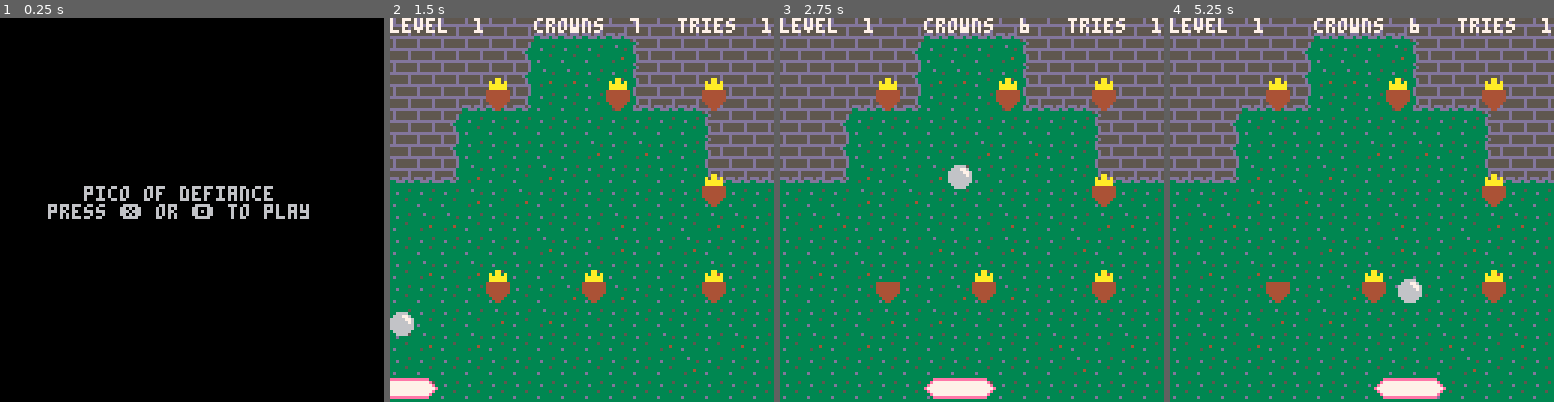
Above: before the commit, frames 1-4 (left to right).
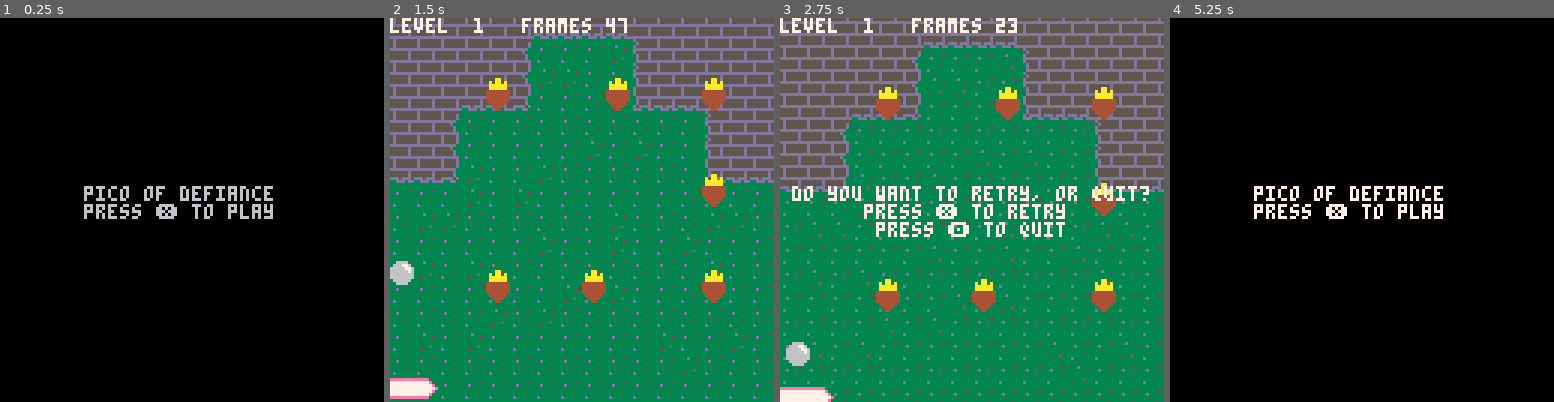
Above: after the commit, the same moments.

Repository: cinghycreations/defiance_of_pico
Game: PICO-8 cartridge defiance.p8
Two runs of this game, one before a commit and one after it. Both use one fixed random seed, a clock stepped at 60 frames per second and the inputs below.
Inputs:
- Up to frame 1 (0.25 s): no input
- Up to frame 2 (1.5 s): tap X (X key) at 0.33, 1.07 s; tap O (Z key) at 0.7 s
- Up to frame 3 (2.75 s): hold Right 1.6-2.1 s; tap O (Z key) at 1.7, 2.1, 2.5 s; tap X (X key) at 1.85 s; hold Right from 2.47 s (still down)
- Up to frame 4 (5.25 s): tap O (Z key) every 0.4 s from 2.9 to 4.9 s; tap X (X key) at 2.97, 4.08, 5.2 s; release Right at 3.03 s; hold Left 3.08-3.58 s; hold Right 4.02-4.68 s; hold Left from 5.08 s (still down)

The runs differ from the first frame. In frame 1, 1.0% of the frame differs, in the area x 12-81%, y 48-53%; in frame 2, 1.4%; in frame 3, 31%; in frame 4, 100%, in the area x 0-100%, y 0-100%.

Commit message:
Game is now based more on speed than in number of tries

Diff:
--- a/defiance.lua
+++ b/defiance.lua
@@ -16,7 +16,7 @@
 	splash = { 48, 0, 16, 16 },
 }
 
-function session_init(level, tries)
+function session_init(level, total_frames)
 	session = {}
 	session.level = level or 1
 	session.camera_offset = 0
@@ -28,7 +28,8 @@
 	session.ball_booster_impulse = -5
 	session.ball_gravity = 9.81
 	session.crowns_left = 0
-	session.tries = tries or 1
+	session.level_frames = 0
+	session.total_frames = total_frames or 0
 
 	if session.level <= 8 then
 		session.background = 1
@@ -65,7 +66,18 @@
 end
 
 function session_update()
+	if btnp(4) then
+		repeat_init()
+		_update60 = repeat_update
+		_draw = repeat_draw
+		return
+	end
+
 	local elapsed_time = 1 / 60
+
+	-- frames
+	session.level_frames = session.level_frames + 1
+	session.total_frames = session.total_frames + 1
 
 	-- platform
 	if btn(0) then session.platform_offset = session.platform_offset - session.platform_speed end
@@ -124,7 +136,7 @@
 end
 
 function create_caption(session)
-	return 'level ' .. format2(session.level) .. '    crowns ' .. format2(session.crowns_left) .. '   tries ' .. format2(session.tries)
+	return 'level ' .. format2(session.level) .. '   frames ' .. session.level_frames
 end
 
 function session_draw()
@@ -163,9 +175,13 @@
 end
 
 function success_update()
-	if btnp(4) or btnp(5) then
+	if btnp(4) then
+		session_init( session.level, session.total_frames )
+		_update60 = session_update
+		_draw = session_draw
+	elseif btnp(5) then
 		if session.level == LEVEL_TESTBED then
-			session_init( LEVEL_TESTBED, 99 )
+			session_init( LEVEL_TESTBED )
 			_update60 = session_update
 			_draw = session_draw
 		elseif session.level + 1 > LEVEL_COUNT then
@@ -173,7 +189,7 @@
 			_update60 = endgame_update
 			_draw = endgame_draw
 		else
-			session_init( session.level + 1 )
+			session_init( session.level + 1, session.total_frames )
 			_update60 = session_update
 			_draw = session_draw
 		end
@@ -181,10 +197,15 @@
 end
 
 function success_draw()
+	local level_time = session.level_frames * ( 1 / 60 )
+	local total_time = session.total_frames * ( 1 / 60 )
+
 	session_draw()
 	cursor( 0, 7 * 8 )
 	print( '    you collected all crowns!   ' )
-	print( '   press ❎ or 🅾️ to proceeed  ' )
+	print( '   your time is ' .. level_time )
+	print( '       press ❎ to retry      ' )
+	print( '       press 🅾️ to proceed     ' )
 end
 
 function fail_init()
@@ -192,7 +213,7 @@
 
 function fail_update()
 	if btnp(4) then
-		session_init( session.level, session.tries + 1 )
+		session_init( session.level, session.total_frames )
 		_update60 = session_update
 		_draw = session_draw
 	elseif btnp(5) then
@@ -206,6 +227,29 @@
 	session_draw()
 	cursor( 0, 7 * 8 )
 	print( ' argh! you ended up on a spike. ' )
+	print( '        press ❎ to retry      ' )
+	print( '       press 🅾️ to quit        ' )
+end
+
+function repeat_init()
+end
+
+function repeat_update()
+	if btnp(4) then
+		session_init( session.level, session.total_frames )
+		_update60 = session_update
+		_draw = session_draw
+	elseif btnp(5) then
+		splash_init()
+		_update60 = splash_update
+		_draw = splash_draw
+	end
+end
+
+function repeat_draw()
+	session_draw()
+	cursor( 0, 7 * 8 )
+	print( ' do you want to retry, or quit? ' )
 	print( '       press ❎ to retry       ' )
 	print( '        press 🅾️ to quit       ' )
 end
@@ -214,7 +258,7 @@
 end
 
 function splash_update()
-	if btnp(4) or btnp(5) then
+	if btnp(4) then
 		session_init()
 		_update60 = session_update
 		_draw = session_draw
@@ -225,7 +269,7 @@
 	cls()
 	cursor( 0, 7 * 8 )
 	print( '       pico of defiance         ' )
-	print( '    press ❎ or 🅾️ to play     ' )
+	print( '       press ❎ to play         ' )
 end
 
 function endgame_init()
@@ -245,7 +289,7 @@
 end
 
 if dbg.start_level ~= nil then
-	_init = function() session_init( dbg.start_level, 99 ) end
+	_init = function() session_init( dbg.start_level ) end
 	_update60 = session_update
 	_draw = session_draw
 else
